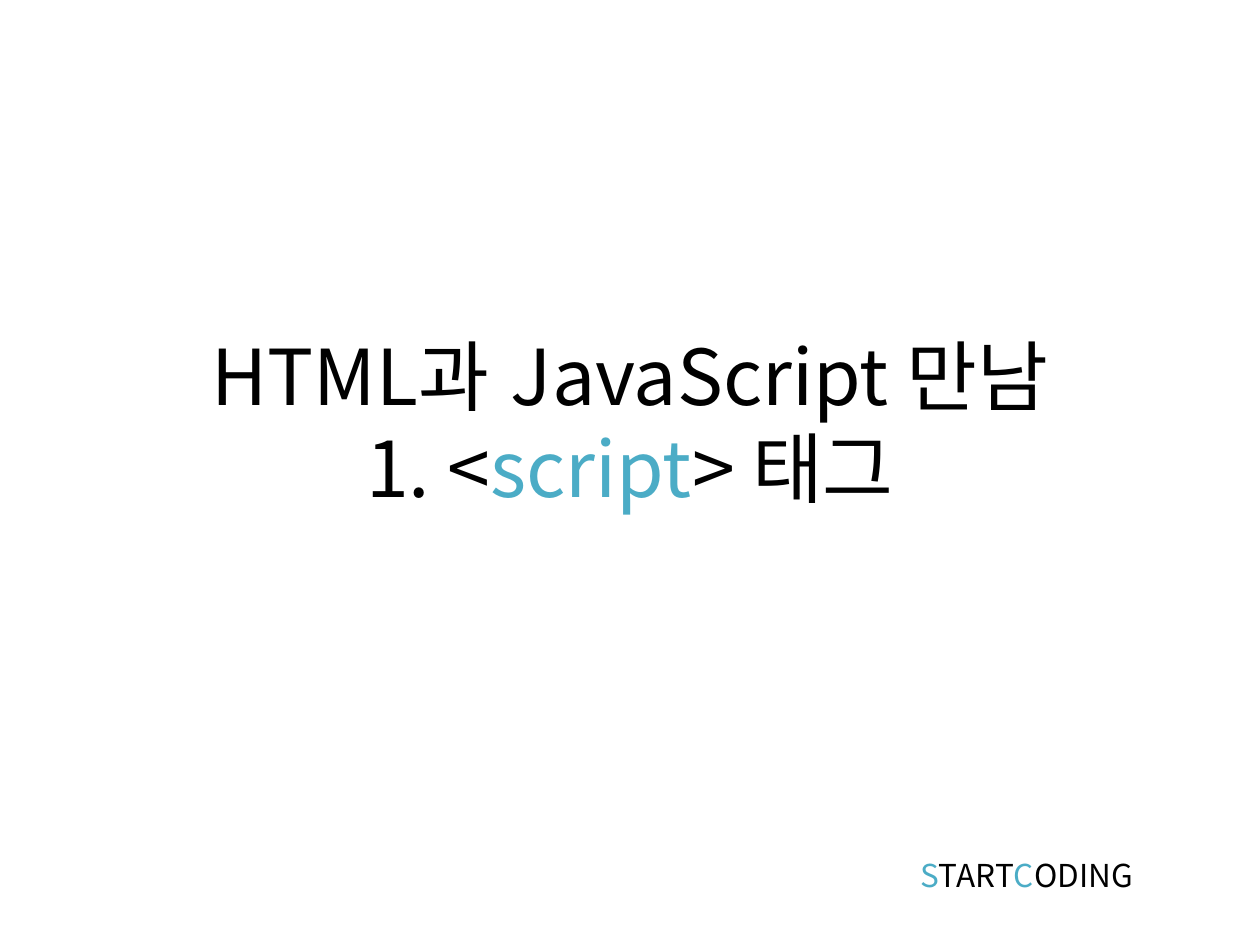
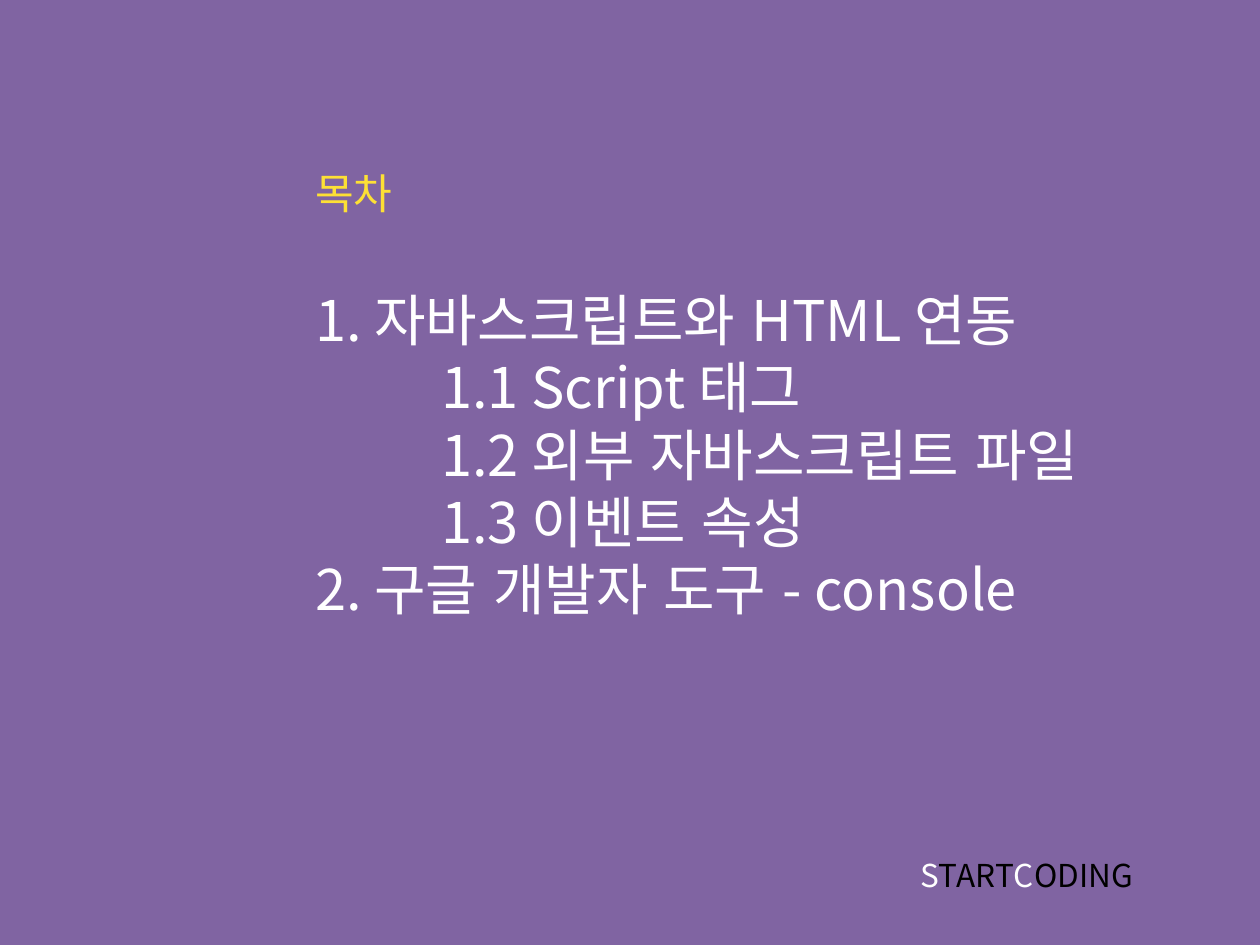
Before and after one commit to kwonkijun/web, a slide deck: slide 2 of 프론트엔드기초(PPT)/JAVASCRIPT 2강_시작하기.pptx. Drawn at 1260x945 pixels with LibreOffice and Linux fonts; fonts in the diff are those of the drawing. Boxes give left, top, right and bottom in pixels: in the first picture for what was removed or moved away, otherwise in the second. Text is boxed around its words. In the diff, an @@ line names an element or a change of style, - is before the commit and + after.

```diff
--- a/프론트엔드기초(PPT)/JAVASCRIPT 2강_시작하기.pptx
+++ b/프론트엔드기초(PPT)/JAVASCRIPT 2강_시작하기.pptx
@@ background #FFFFFF to #8064A2 @@
@@ title added at (x1=315, y1=174, x2=1078, y2=615), 32 pt, text #FFFFFF @@
+목차
+1. 자바스크립트와 HTML 연동
+1.1 Script 태그
+1.2 외부 자바스크립트 파일
+1.3 이벤트 속성
+2. 구글 개발자 도구 - console
@@ title removed at (x1=212, y1=341, x2=1048, y2=515) @@
-HTML과 JavaScript 만남
-1. <script> 태그
@@ text "STARTCODING" at (x1=920, y1=863, x2=1133, y2=888): text colour #4BACC6 to #FFFFFF in "STARTCODING" @@
```
Also in this commit, not shown: 5 other slides changed, 1 slide added, 1 slide removed, 8 other files.
